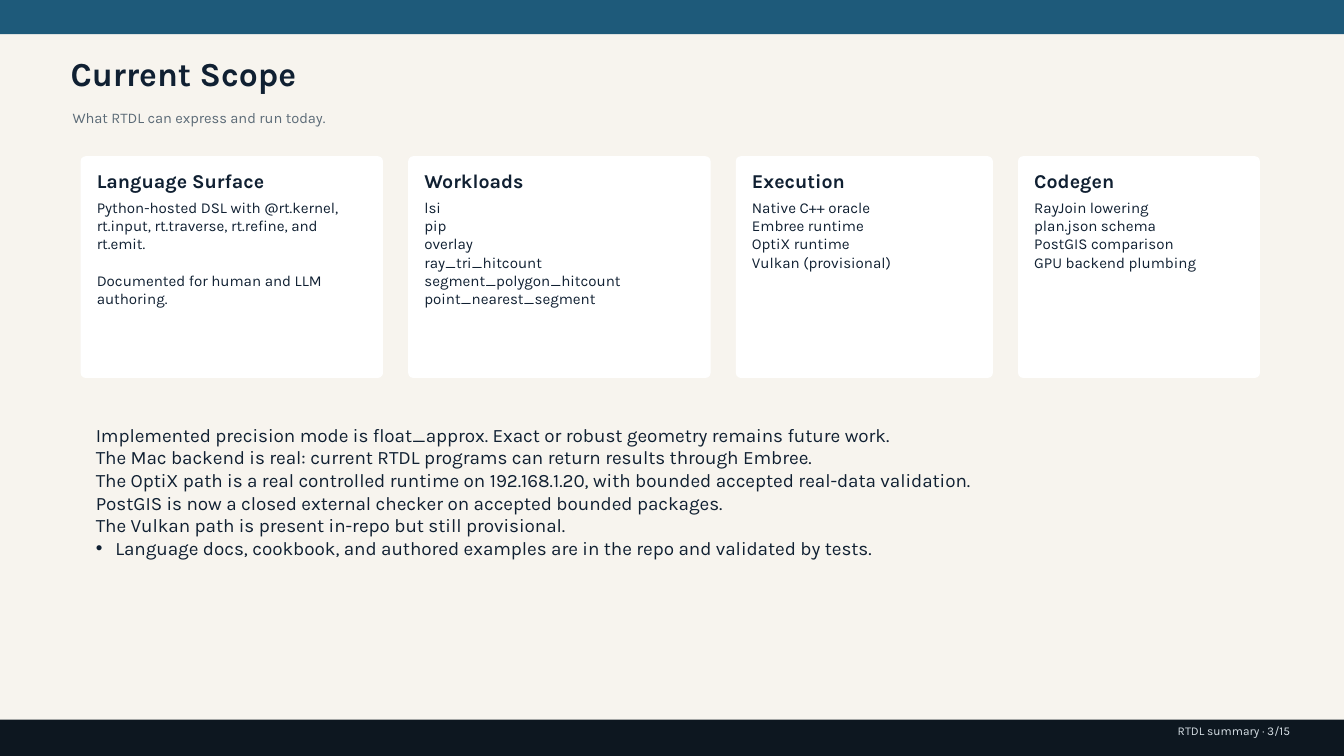
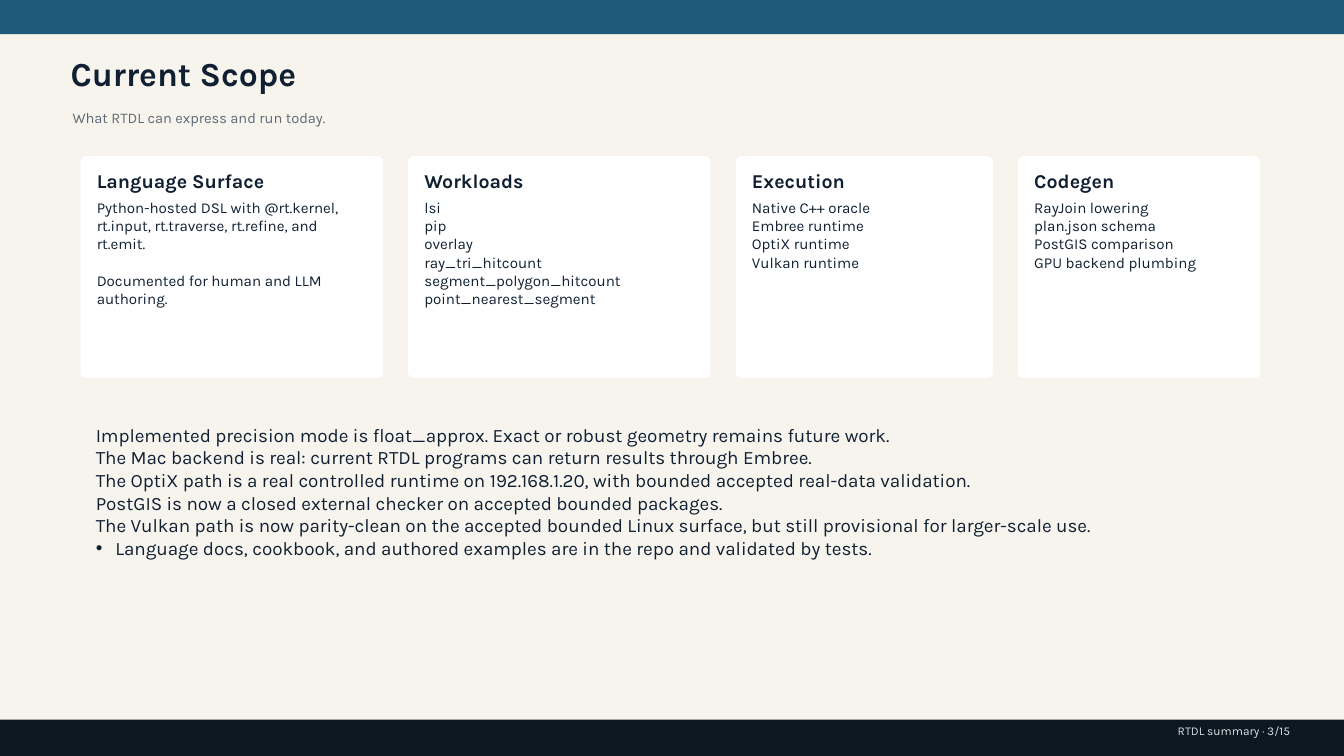
Before and after one commit to rubaolee/rtdl, a slide deck: slide 3 of rtdl_status_summary.pptx. Drawn at 1344x756 pixels with LibreOffice and Linux fonts; fonts in the diff are those of the drawing. Boxes give left, top, right and bottom in pixels: in the first picture for what was removed or moved away, otherwise in the second. Text is boxed around its words. In the diff, an @@ line names an element or a change of style, - is before the commit and + after.

Commit message:
Repair live docs and record blocked Vulkan scaling round

```diff
--- a/rtdl_status_summary.pptx
+++ b/rtdl_status_summary.pptx
@@ text at [752,257,859,268]: text changed @@
-Vulkan (provisional)
+Vulkan runtime
@@ text at [96,519,1090,537]: text changed @@
-• The Vulkan path is present in-repo but still provisional.
+• The Vulkan path is now parity-clean on the accepted bounded Linux surface, but still provisional for larger-scale use.
```
Also in this commit, not shown: 4 other slides changed, 18 other files.
